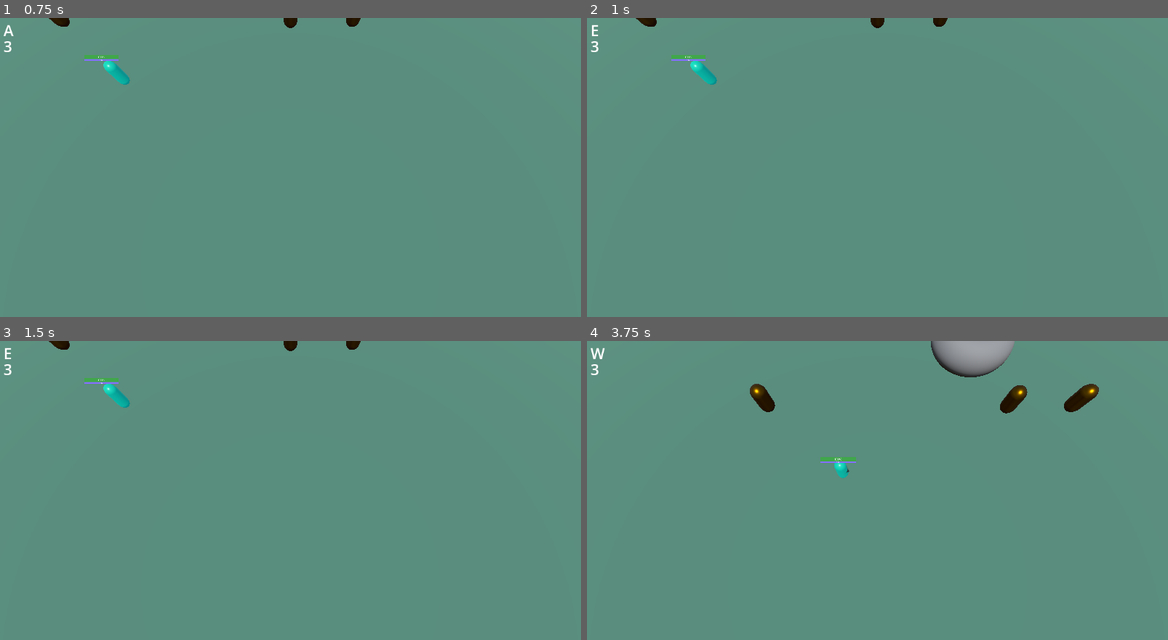
Above: before the commit, frames 1-4 (two rows, left to right).
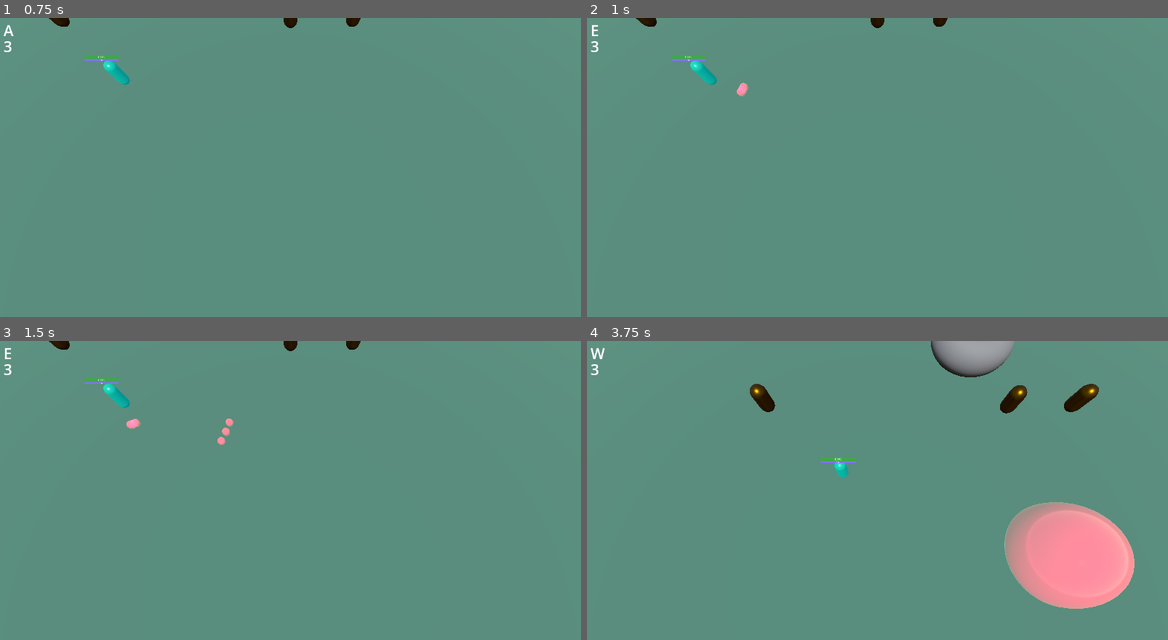
Above: after the commit, the same moments.

Repository: CoininDev/LigmadasLendas
Game: Godot game, scene res://cenas/cena_de_teste.tscn
Two runs of this game, one before a commit and one after it. Both use one fixed random seed, a clock stepped at 60 frames per second and the inputs below.
Inputs (mouse positions are in pixels of both pictures, inside the frame that each line leads up to):
- Up to frame 1 (0.75 s): tap Enter at 0.5 s; move the mouse to (418, 164) at 0.52 s; hold Right (ui_right) from 0.53 s (still down); tap A (a) at 0.6 s
- Up to frame 2 (1 s): keep holding Right (ui_right); tap E (e) at 0.8 s
- Up to frame 3 (1.5 s): move the mouse to (174, 520) at 1.27 s; release Right (ui_right) at 1.28 s; hold Down (ui_down) from 1.28 s (still down); tap E (e) at 1.35 s
- Up to frame 4 (3.75 s): tap Q (q) at 1.55, 2.1 s; move the mouse to (935, 433) at 2.02 s; release Down (ui_down) at 2.03 s; hold Right (ui_right) 2.03-2.78 s; tap R (r) at 2.3, 2.85 s; move the mouse to (848, 568) at 2.77 s; hold Up (ui_up) 2.78-3.53 s; tap W (w) at 3.05, 3.6 s; tap Space (space) at 3.5 s; move the mouse to (1051, 553) at 3.52 s; hold Left (ui_left) from 3.53 s (still down)

Frame 1 is identical in both runs. In frame 2, less than 0.1% of the frame differs, in the area x 25-28%, y 21-27%; in frame 3, 0.2%; in frame 4, 6.3%, in the area x 44-95%, y 41-90%.

Commit message:
dra lixo

Diff:
--- a/comps/scenes/effects_component.tscn
+++ b/comps/scenes/effects_component.tscn
@@ -17,7 +17,15 @@
 [node name="FearTimer" type="Timer" parent="."]
 one_shot = true
 
+[node name="ContinuousDamageTimer" type="Timer" parent="."]
+one_shot = true
+
+[node name="ContinuousDamagePulse" type="Timer" parent="."]
+wait_time = 0.5
+
 [connection signal="timeout" from="StunTimer" to="." method="_on_stun_timer_timeout"]
 [connection signal="timeout" from="RootTimer" to="." method="_on_root_timer_timeout"]
 [connection signal="timeout" from="SilenceTimer" to="." method="_on_silence_timer_timeout"]
 [connection signal="timeout" from="FearTimer" to="." method="_on_fear_timer_timeout"]
+[connection signal="timeout" from="ContinuousDamageTimer" to="." method="_on_continuous_damage_timer_timeout"]
+[connection signal="timeout" from="ContinuousDamagePulse" to="." method="_on_continuous_damage_pulse_timeout"]
--- a/comps/scenes/health_component.tscn
+++ b/comps/scenes/health_component.tscn
@@ -4,3 +4,4 @@
 
 [node name="HealthComponent" type="Node3D"]
 script = ExtResource("1_3liw7")
+MAX_HEALTH = 800.0
--- a/comps/scripts/EffectsComponent.gd
+++ b/comps/scripts/EffectsComponent.gd
@@ -7,10 +7,15 @@
 @export var health_comp:HealthComponent
 @export var sanity_comp:SanityComponent
 
+var continuous_damage_atk:Attack
+
 @onready var stun_timer = $StunTimer
 @onready var root_timer = $RootTimer
 @onready var silence_timer = $SilenceTimer
 @onready var fear_timer = $FearTimer
+@onready var continuous_damage_timer = $ContinuousDamageTimer
+@onready var continuous_damage_pulse = $ContinuousDamagePulse
+
 
 func apply(atk:Attack):
 	if atk.stun_time > 0:
@@ -33,6 +38,11 @@
 		nav_comp.select_destiny(atk.caster.position, nav_comp.desired_distance)
 		#print("cu")
 
+	if atk.continuous_damage_time > 0 :
+		continuous_damage_timer.start(atk.continuous_damage_time)
+		continuous_damage_pulse.start()
+		continuous_damage_atk = atk
+
 
 func _on_stun_timer_timeout():
 	nav_comp.blocked = false
@@ -46,3 +56,9 @@
 
 func _on_fear_timer_timeout():
 	nav_comp.ditch_destiny()
+
+func _on_continuous_damage_timer_timeout():
+	continuous_damage_pulse.stop()
+
+func _on_continuous_damage_pulse_timeout():
+	health_comp.damage_continuous(continuous_damage_atk)
--- a/comps/scripts/HealthComponent.gd
+++ b/comps/scripts/HealthComponent.gd
@@ -26,6 +26,20 @@
 		died.emit()
 		get_parent().queue_free()
 
+func damage_continuous(atk: Attack):
+	atk.physic_continuous_damage -= physical_resistance
+	atk.magic_continuous_damage -= magical_resistance
+
+	health -= atk.physic_continuous_damage
+	health -= atk.magic_continuous_damage
+	damaged.emit()
+
+	if health <= 0:
+		if atk.caster.has_method("cancel"):
+			died.connect(atk.caster.cancel)
+		died.emit()
+		get_parent().queue_free()
+
 func heal(healing:float):
 	if health < MAX_HEALTH:
 		health += healing
--- a/heroes/saco_de_pancada.tscn
+++ b/heroes/saco_de_pancada.tscn
@@ -16,13 +16,9 @@
 [sub_resource type="CapsuleMesh" id="CapsuleMesh_vhjqo"]
 material = ExtResource("1_14yie")
 
-[node name="SacoDePancada" type="CharacterBody3D" node_paths=PackedStringArray("dmgr", "q_p", "w_p", "e_p", "r_p")]
+[node name="SacoDePancada" type="CharacterBody3D" node_paths=PackedStringArray("dmgr")]
 script = ExtResource("1_1r62l")
 dmgr = NodePath("DamageMgrComponent")
-q_p = NodePath("")
-w_p = NodePath("")
-e_p = NodePath("")
-r_p = NodePath("")
 
 [node name="CollisionShape3D" type="CollisionShape3D" parent="."]
 shape = SubResource("CylinderShape3D_vra3a")
--- a/heroes/scenes/dra_lixo.tscn
+++ b/heroes/scenes/dra_lixo.tscn
@@ -81,10 +81,16 @@
 [node name="Abilities" type="Node3D" parent="."]
 
 [node name="Q" parent="Abilities" instance=ExtResource("11_a5veo")]
+transform = Transform3D(1, 0, 0, 0, 1, 0, 0, 0, 1, 0, -1, 0)
+visible = false
 
 [node name="W" parent="Abilities" instance=ExtResource("10_dmd1t")]
+transform = Transform3D(1, 0, 0, 0, 1, 0, 0, 0, 1, 0, -1, 0)
+radius = 3.0
 
 [node name="E" parent="Abilities" node_paths=PackedStringArray("mesh_instance") instance=ExtResource("11_a5veo")]
+transform = Transform3D(1, 0, 0, 0, 1, 0, 0, 0, 1, 0, -1, 0)
+visible = false
 mesh_instance = NodePath("../Q/MeshInstance3D")
 
 [node name="UltTimer" type="Timer" parent="."]
--- a/heroes/scripts/dra_lixo.gd
+++ b/heroes/scripts/dra_lixo.gd
@@ -1,8 +1,12 @@
 extends HeroBase
 
+var q_dano = 100
+var w_dano = 80
+var e_dano = 40
+
 var ultada = false
-var ult_buff:float = 0
-var dano_cont:float = 2
+var ult_buff:float = 0.3
+var dano_cont:float = 3
 
 func _ready():
 	q.atk = Attack.new()
@@ -11,27 +15,70 @@
 	q.range = 15
 	w.range = 15
 	e.range = 15
+	q.atk.caster = self
+	w.atk.caster = self
+	e.atk.caster = self
 
 func _process(delta):
-	q.atk.physic_damage = 15 + (15 * ult_buff)
+	q.atk.physic_damage = q_dano + (q_dano * ult_buff)
 	q.atk.magic_continuous_damage = dano_cont
+	q.atk.continuous_damage_time = 5
 	q.target_direction = q_p.global_rotation
 
-	w.atk.physic_damage = 10 + (10 * ult_buff)
+	w.atk.physic_damage = w_dano + (w_dano * ult_buff)
 	w.atk.magic_continuous_damage = dano_cont
-	w.target_position = w_p.global_position
+	w.atk.continuous_damage_time = 5
+	w.target_position = w_p.mark_pos
 
-	e.atk.physic_damage = 8 + (8 * ult_buff)
+	e.atk.physic_damage = e_dano + (e_dano * ult_buff)
 	e.atk.magic_continuous_damage = dano_cont
-	e.target_direction = q_p.global_rotation
+	e.target_direction = e_p.global_rotation
+	e.atk.continuous_damage_time = 5
+	print(e_p.global_rotation)
 
 func q_preview():
+	q_p.mesh_instance.position.z = -q.range / 2
+	q_p.mesh_instance.scale.z = q.range
 	q_p.visible = true
 
 func q_cast():
 	var t = load("res://objs/targets/cast/projectile.tscn").instantiate()
 	t.atk = q.atk
 	t.distance = q.range
+	t.radius = 0.25
 	t.collide = true
 	t.global_rotation = q.target_direction
 	ability_box.add_child(t)
+	t.global_position = global_position
+	q_p.visible = false
+
+func w_preview():
+	w_p.visible = true
+
+func w_cast():
+	var t = load("res://objs/targets/cast/circular_area.tscn").instantiate()
+	t.atk = w.atk
+	t.delay = 0.1
+	t.radius = 3
+	ability_box.add_child(t)
+	t.global_position = w.target_position
+	w_p.visible = false
+
+func e_preview():
+	e_p.mesh_instance.position.z = -e.range / 2
+	e_p.mesh_instance.scale.z = e.range
+	e_p.visible = true
+
+func e_cast():
+	var offset = -0.1
+	for i in 3:
+		var t = load("res://objs/targets/cast/projectile.tscn").instantiate()
+		t.atk = q.atk
+		t.distance = q.range
+		t.radius = 0.25
+		t.collide = true
+		t.global_rotation = q.target_direction - Vector3(0,offset,0)
+		ability_box.add_child(t)
+		t.global_position = global_position
+		offset += 0.1
+	e_p.visible = false
--- a/objs/targets/cast/CircularArea.gd
+++ b/objs/targets/cast/CircularArea.gd
@@ -9,6 +9,7 @@
 func _ready():
 	$Area3D/CollisionShape3D.shape.radius = radius
 	$Area3D/MeshInstance3D.mesh.radius = radius
+	$Area3D/MeshInstance3D.mesh.height = radius
 	start()
 
 func start():
--- a/objs/targets/cast/Projectile.gd
+++ b/objs/targets/cast/Projectile.gd
@@ -4,7 +4,6 @@
 @export var apply_to:Array = ["hitbox_owner"]
 @export var radius:float = 0.5
 @export var distance:float = 2
-@export var graphics:Mesh
 @export var speed:float = 10
 @export var collide:bool = false
 
@@ -14,8 +13,9 @@
 @onready var bullet = $bullet
 
 func _ready():
-	print(distance)
 	$bullet/CollisionShape3D.shape.radius = radius
+	$bullet/MeshInstance3D.mesh.radius = radius
+	$bullet/MeshInstance3D.mesh.height = radius*2
 	$end.position.z = -distance
 	start()
 func _process(delta):
@@ -24,8 +24,6 @@
 
 func start():
 	running = true
-	if graphics:
-		$bullet/MeshInstance3D.mesh = graphics
 
 func run(delta):
 	$bullet.translate(Vector3(0,0,-1) * speed * delta)
@@ -40,8 +38,8 @@
 				if !obsolete.has(body):
 					body.damage(atk)
 					obsolete.append(body)
-		if collide:
-			queue_free()
+					if collide:
+						queue_free()
 
 
 func _on_bullet_area_entered(area):
--- a/objs/targets/cast/projectile.tscn
+++ b/objs/targets/cast/projectile.tscn
@@ -1,21 +1,19 @@
-[gd_scene load_steps=7 format=3 uid="uid://1jcmuymd6mth"]
+[gd_scene load_steps=6 format=3 uid="uid://1jcmuymd6mth"]
 
 [ext_resource type="Script" path="res://objs/targets/cast/Projectile.gd" id="1_34mhc"]
 [ext_resource type="Material" uid="uid://7s52l7ud3a8x" path="res://graphics/casd.tres" id="2_0hdfs"]
-
-[sub_resource type="SphereMesh" id="SphereMesh_e1dgp"]
-material = ExtResource("2_0hdfs")
 
 [sub_resource type="SphereShape3D" id="SphereShape3D_j4lej"]
 
 [sub_resource type="SphereMesh" id="SphereMesh_wwqp4"]
 material = ExtResource("2_0hdfs")
+radius = 0.1
+height = 0.2
 
 [sub_resource type="BoxShape3D" id="BoxShape3D_0svcd"]
 
 [node name="Projectile" type="Node3D"]
 script = ExtResource("1_34mhc")
-graphics = SubResource("SphereMesh_e1dgp")
 
 [node name="bullet" type="Area3D" parent="."]
 transform = Transform3D(1, 0, 0, 0, 1, 0, 0, 0, 1, 0, 0, -1.02859)
--- a/objs/targets/pointer/direction_pointer.tscn
+++ b/objs/targets/pointer/direction_pointer.tscn
@@ -1,19 +1,18 @@
 [gd_scene load_steps=5 format=3 uid="uid://bb82m0a0q1pso"]
 
-[ext_resource type="Script" path="res://objs/targets/pointer/DirectionPointer.gd" id="1_637wa"]
-[ext_resource type="Texture2D" uid="uid://boia5wfdh8g3d" path="res://graphics/iconmonstr-arrow-up-thin.svg" id="2_40ho5"]
+[ext_resource type="Script" path="res://objs/targets/pointer/DirectionPointer.gd" id="1_hbw3s"]
+[ext_resource type="Texture2D" uid="uid://boia5wfdh8g3d" path="res://graphics/iconmonstr-arrow-up-thin.svg" id="2_7r6ln"]
 
 [sub_resource type="StandardMaterial3D" id="StandardMaterial3D_o3isd"]
 transparency = 1
-albedo_texture = ExtResource("2_40ho5")
+albedo_texture = ExtResource("2_7r6ln")
 
 [sub_resource type="PlaneMesh" id="PlaneMesh_gw8oa"]
 material = SubResource("StandardMaterial3D_o3isd")
 size = Vector2(1, 1)
 
 [node name="DirectionPointer" type="Node3D" node_paths=PackedStringArray("mesh_instance")]
-visible = false
-script = ExtResource("1_637wa")
+script = ExtResource("1_hbw3s")
 mesh_instance = NodePath("MeshInstance3D")
 
 [node name="MeshInstance3D" type="MeshInstance3D" parent="."]
Not shown, added: heroes/scenes/dra_lixo.tscn-9Z3idl
